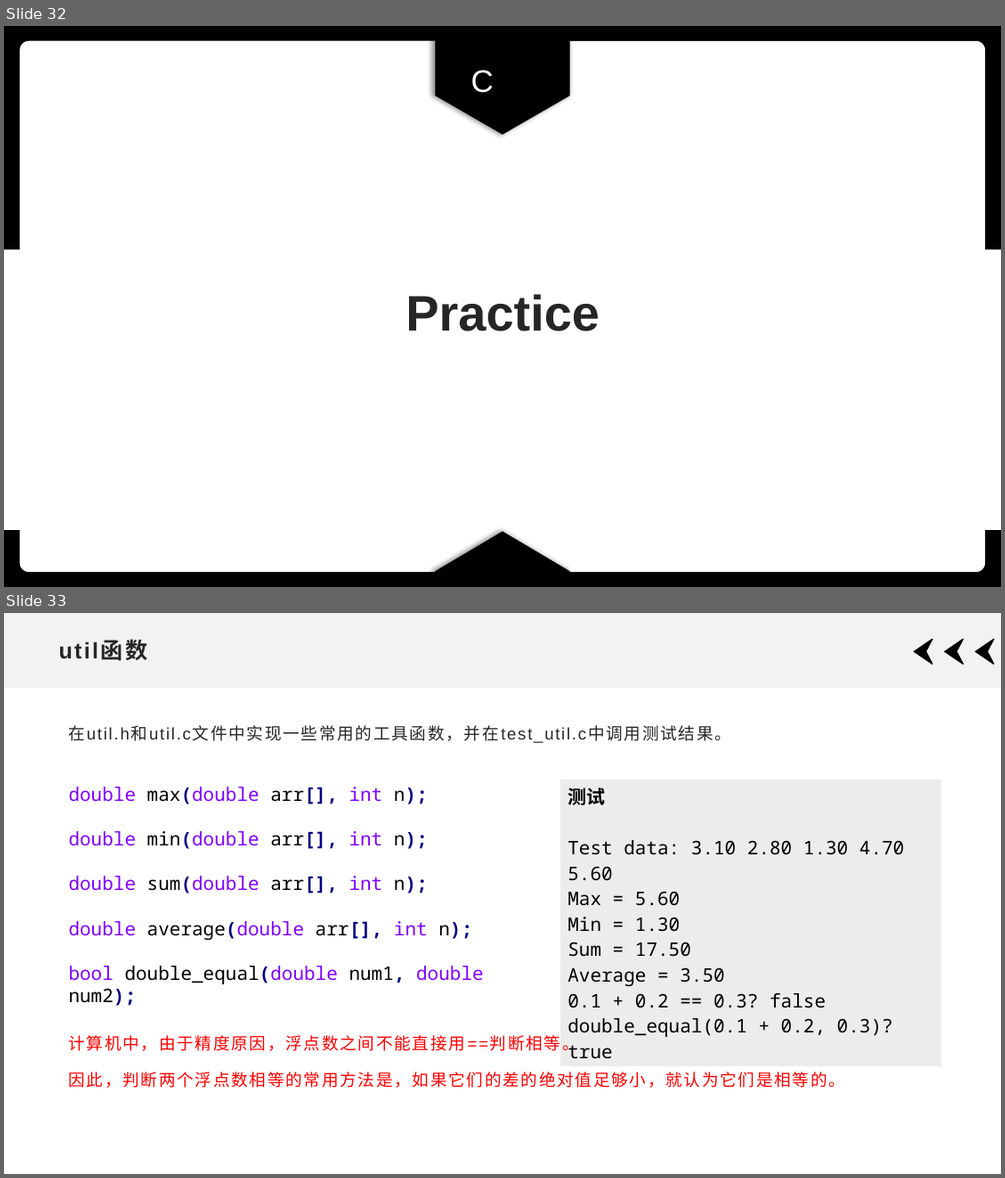
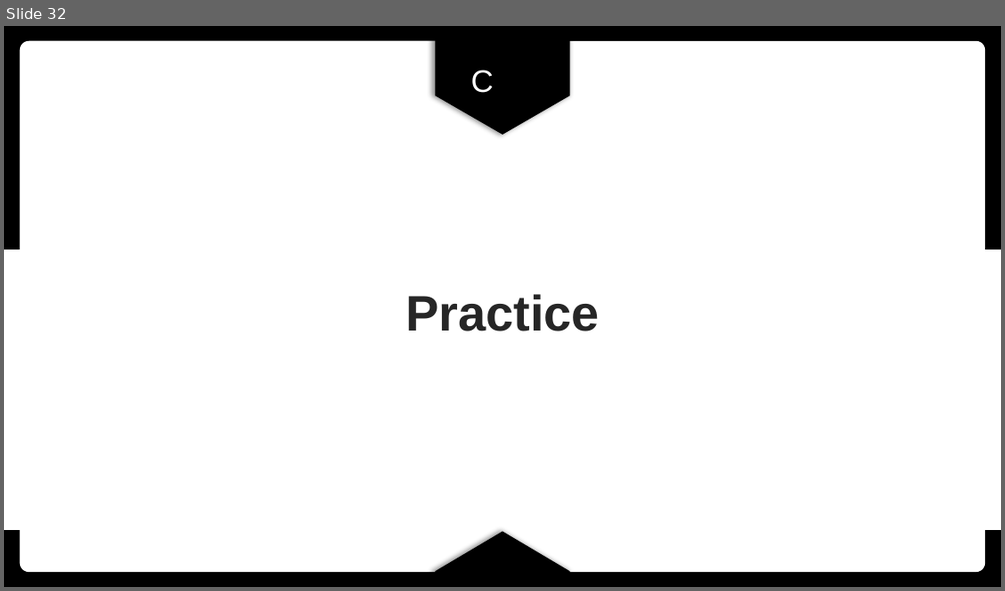
Before and after one commit to xdai02/C, a slide deck: slides/Chapter7.pptx. Shown one above the other, each under a label of ours: slides 32 and 33 before the commit, slide 32 after it. The pictures are 1005x1178 and 1005x591 pixels, drawn with LibreOffice and Linux fonts; fonts in the diff are those of the drawing. Boxes give left, top, right and bottom in pixels: in the first picture for what was removed or moved away, otherwise in the second. Text is boxed around its words. In the diff, an @@ line names an element or a change of style, - is before the commit and + after.

```diff
--- a/slides/Chapter7.pptx
+++ b/slides/Chapter7.pptx
@@ slide 33 removed at [4, 613, 1001, 1174], background #FFFFFF @@
@@ rectangle removed at [4, 613, 1001, 688] @@
@@ freeform shape removed at [914, 639, 933, 665] @@
@@ freeform shape removed at [945, 639, 963, 665] @@
@@ freeform shape removed at [976, 639, 995, 665] @@
@@ title removed at [59, 641, 148, 661] @@
-util函数
@@ text removed at [69, 725, 731, 743] @@
-在util.h和util.c文件中实现一些常用的工具函数，并在test_util.c中调用测试结果。
@@ text removed at [69, 787, 484, 984] @@
-double max(double arr[], int n);
-double min(double arr[], int n);
-double sum(double arr[], int n);
-double average(double arr[], int n);
-bool double_equal(double num1, double num2);
@@ table removed at [560, 779, 942, 1062], 1 rows, 1 columns @@
-测试 / Test data: 3.10 2.80 1.30 4.70 5.60 / Max = 5.60 / Min = 1.30 / Sum = 17.50 / Average = 3.50 / 0.1 + 0.2 == 0.3? false / double_equal(0.1 + 0.2, 0.3)? true
@@ text removed at [69, 1035, 846, 1087] @@
-计算机中，由于精度原因，浮点数之间不能直接用==判断相等。
-因此，判断两个浮点数相等的常用方法是，如果它们的差的绝对值足够小，就认为它们是相等的。
```
Also in this commit, not shown: 4 slides added, 18 other files.
